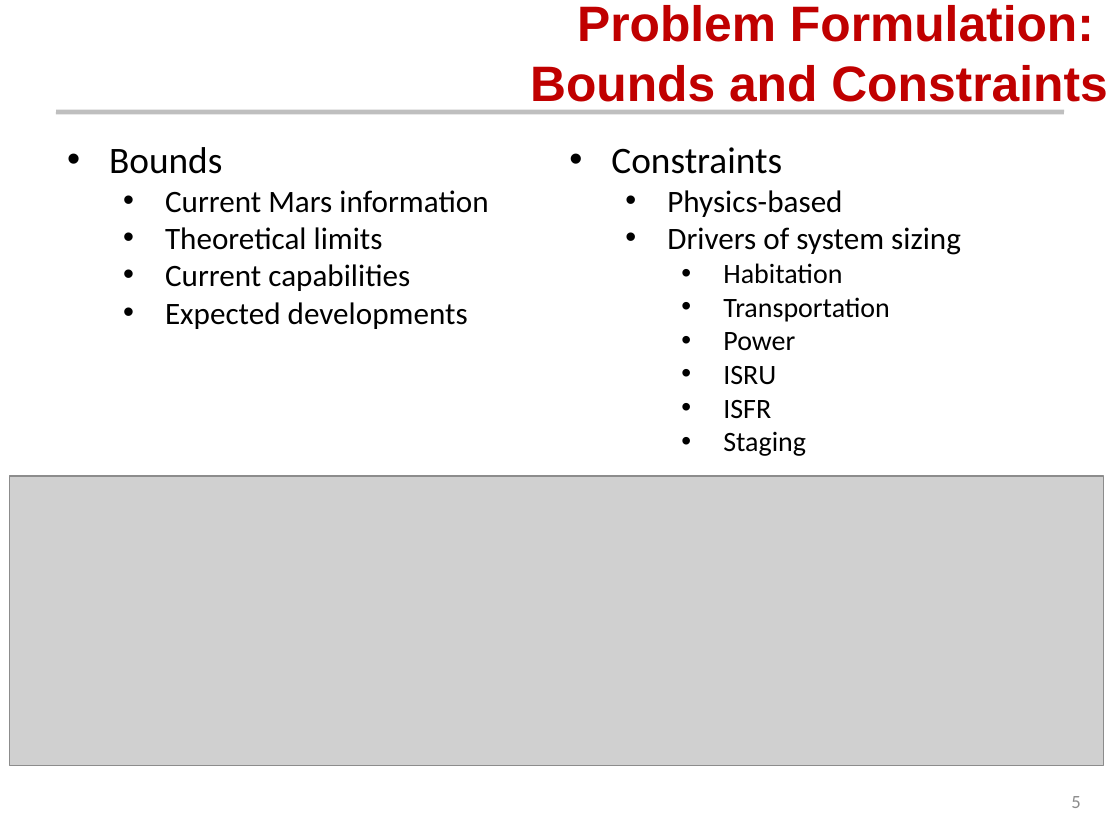
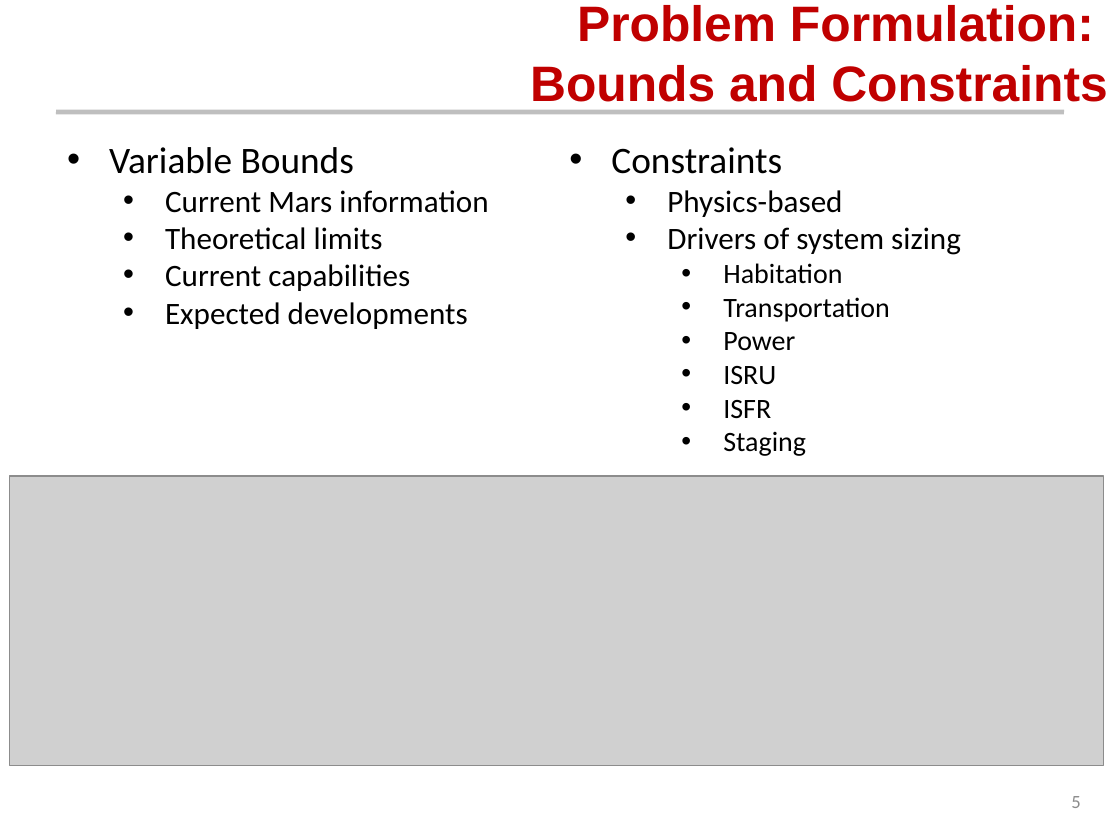
Before and after one commit to AeroSigma/Mars2040, a slide deck: slide 5 of MSDO/Assignment5/Mars 2040 Optimization Presentation.pptx. Drawn at 1120x840 pixels with LibreOffice and Linux fonts; fonts in the diff are those of the drawing; grey boxes stand for pictures; background and template pictures are left out. Boxes give left, top, right and bottom in pixels: in the first picture for what was removed or moved away, otherwise in the second. Text is boxed around its words. In the diff, an @@ line names an element or a change of style, - is before the commit and + after.

```diff
--- a/MSDO/Assignment5/Mars 2040 Optimization Presentation.pptx
+++ b/MSDO/Assignment5/Mars 2040 Optimization Presentation.pptx
@@ text at bbox=[109, 147, 354, 174]: text changed @@
-• Bounds
+• Variable Bounds
```
Also in this commit, not shown: 3 other slides changed.
